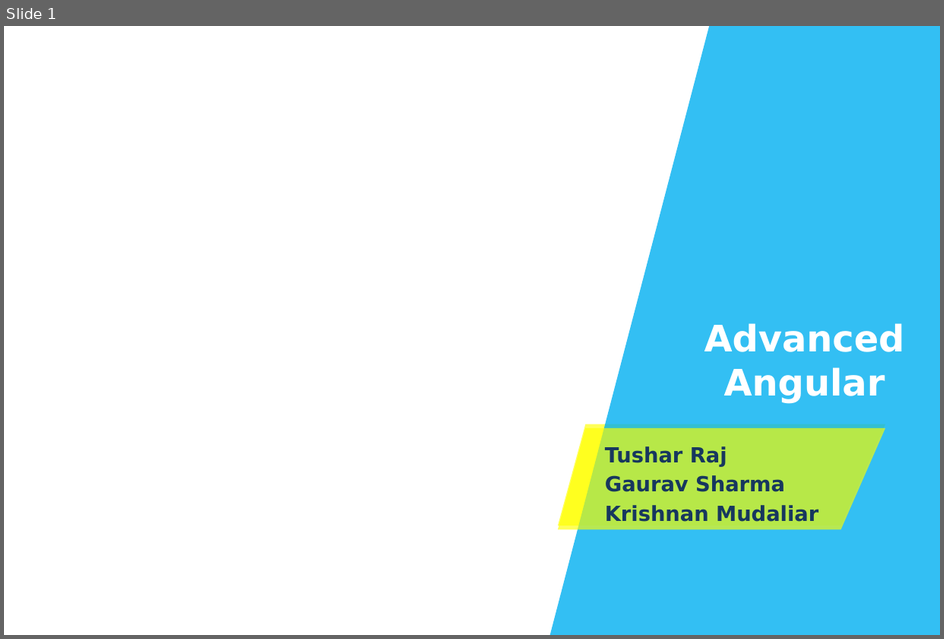
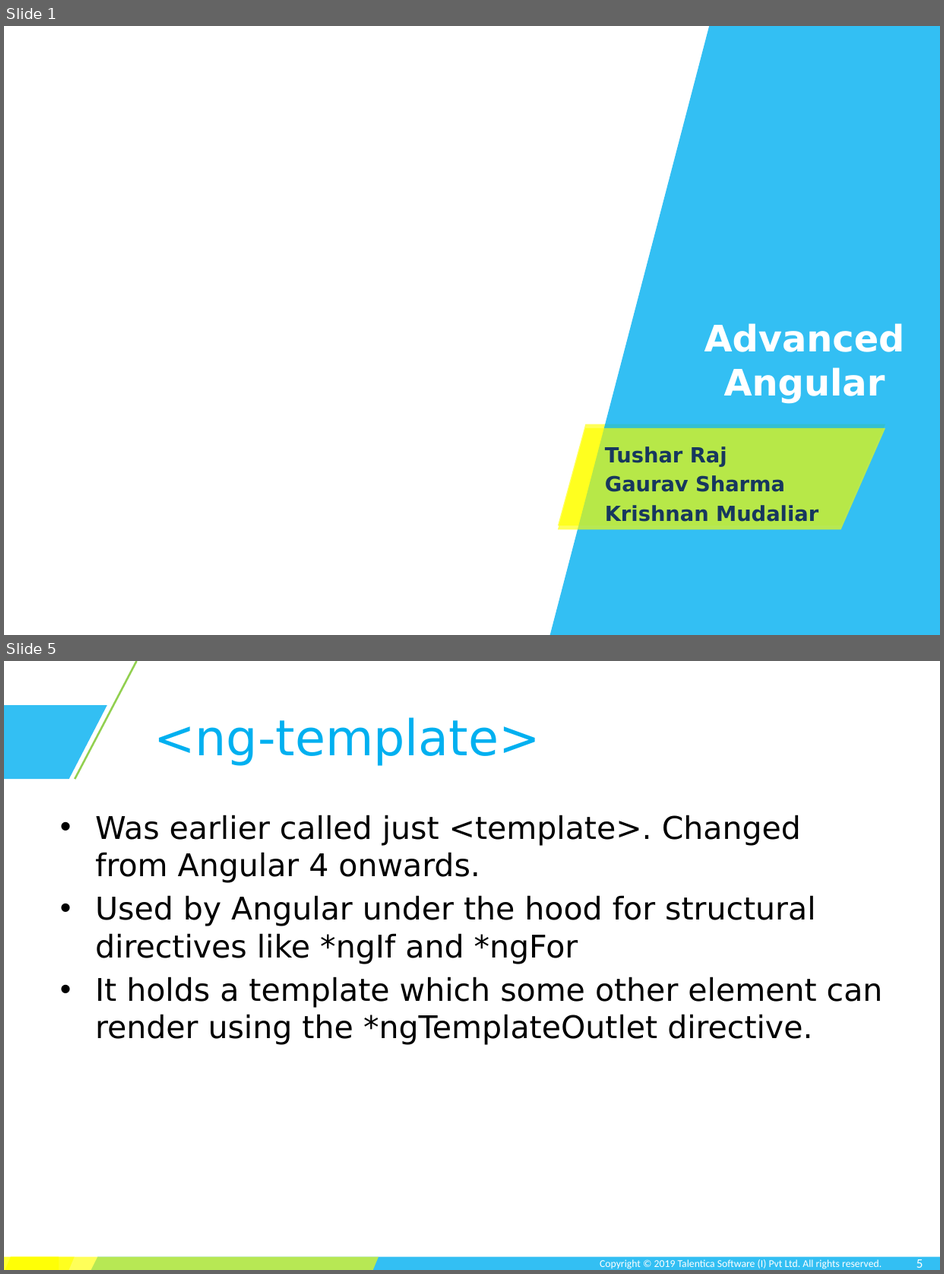
Before and after one commit to TusharRajGupt/angular-demo, a slide deck: session-7/Session 7.pptx. Shown one above the other, each under a label of ours: slide 1 before the commit, slides 1 and 5 after it; the slides between them are not shown. The pictures are 944x639 and 944x1274 pixels, drawn with LibreOffice and Linux fonts; fonts in the diff are those of the drawing; background and template pictures are left out. Boxes give left, top, right and bottom in pixels: in the first picture for what was removed or moved away, otherwise in the second. Text is boxed around its words. In the diff, an @@ line names an element or a change of style, - is before the commit and + after.

```diff
--- a/session-7/Session 7.pptx
+++ b/session-7/Session 7.pptx
@@ slide 5 added at (4,661,940,1270), background #FFFFFF @@
@@ line added from (137, 661) to (75, 779), #92D050 1.5 pt @@
@@ freeform shape added at (4,705,107,779), fill #00B0F0 at 80% opacity @@
@@ title added at (154,717,540,766), 38 pt, text #00B0F0 @@
+<ng-template>
@@ text added at (95,815,883,1045), 24 pt, text #000000 @@
+• Was earlier called just <template>. Changed from Angular 4 onwards.
+• Used by Angular under the hood for structural directives like *ngIf and *ngFor
+• It holds a template which some other element can render using the *ngTemplateOutlet directive.
@@ group added at (4,1257,940,1270): 3 freeform shapes, 1 rectangle @@
@@ text added at (600,1259,882,1269), 8 pt, text #FFFFFF @@
+Copyright © 2019 Talentica Software (I) Pvt Ltd. All rights reserved.
@@ page number added at (917,1259,924,1267), 10 pt, text #FFFFFF @@
+5
```
Also in this commit, not shown: 3 other slides added, 1 slide removed, 11 other files.
